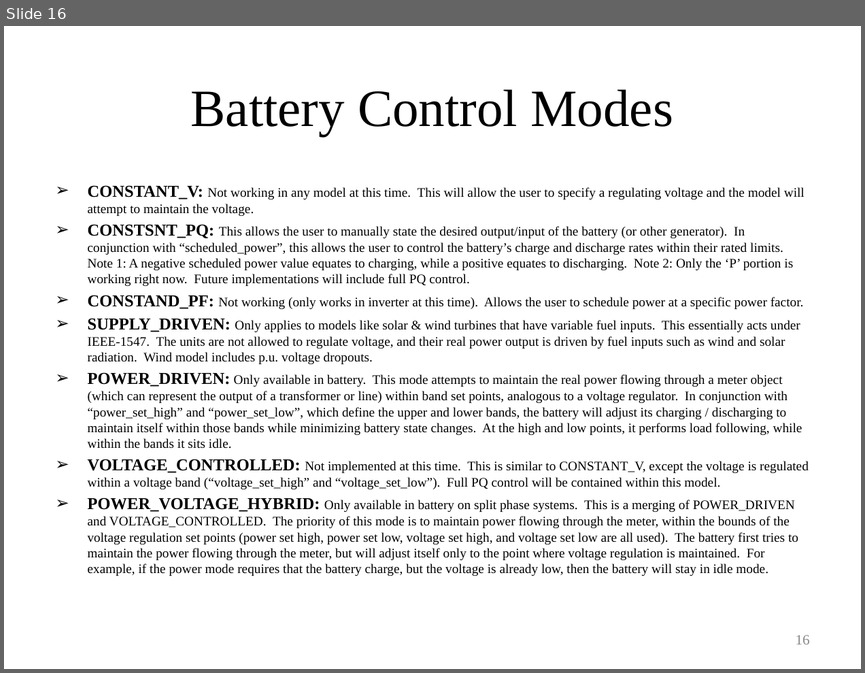
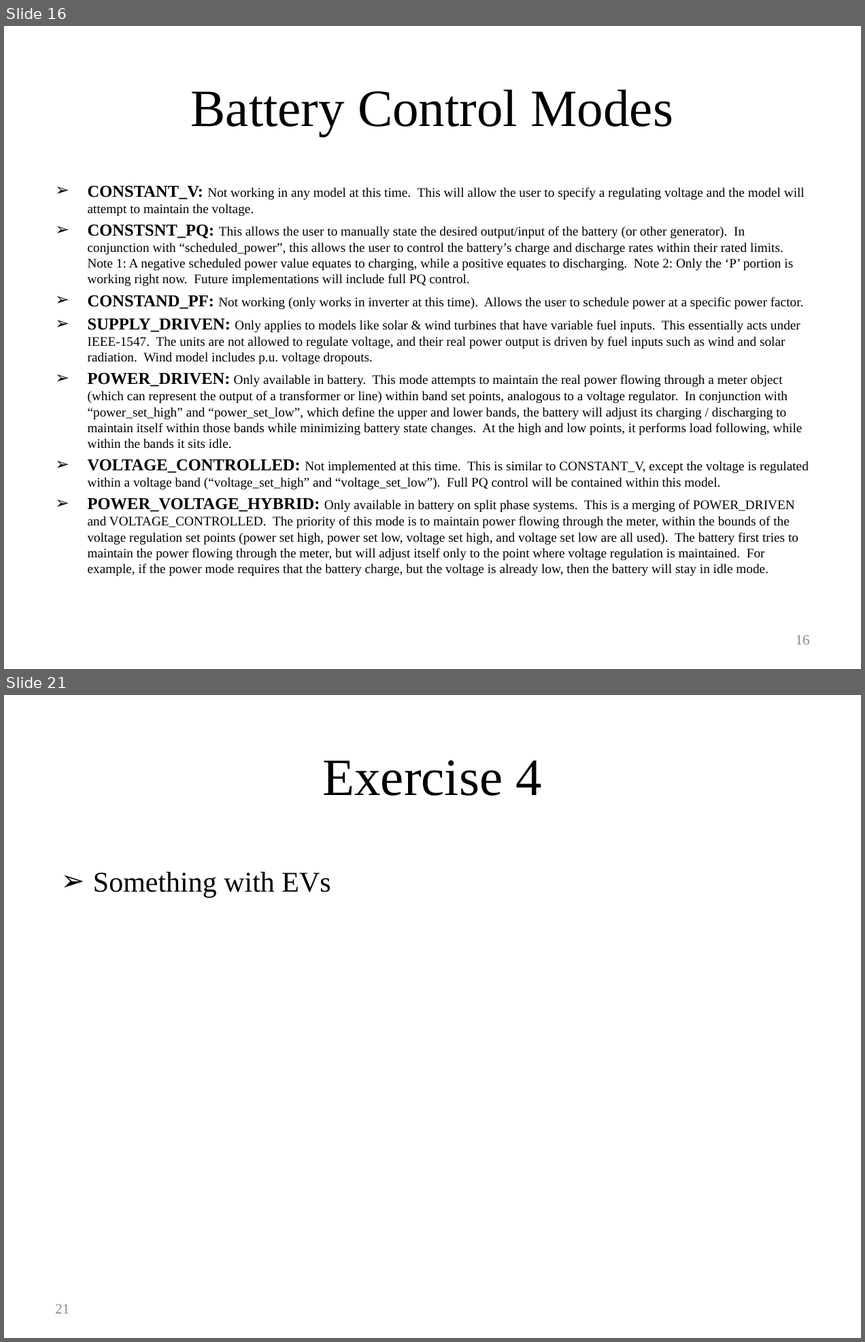
Before and after one commit to gridlab-d/course, a slide deck: Distribution_Analysis_Course/4.0 - Energy_Storage_and_PHEVs.ppt. Shown one above the other, each under a label of ours: slide 16 before the commit, slides 16 and 21 after it; the slides between them are not shown. The pictures are 865x673 and 865x1342 pixels, drawn with LibreOffice and Linux fonts; fonts in the diff are those of the drawing. Boxes give left, top, right and bottom in pixels: in the first picture for what was removed or moved away, otherwise in the second. Text is boxed around its words. In the diff, an @@ line names an element or a change of style, - is before the commit and + after.

```diff
--- a/Distribution_Analysis_Course/4.0 - Energy_Storage_and_PHEVs.ppt
+++ b/Distribution_Analysis_Course/4.0 - Energy_Storage_and_PHEVs.ppt
@@ slide 21 added at <box>4,695,861,1338</box>, background #FFFFFF @@
@@ title added at <box>322,760,542,796</box>, 44 pt, text #000000 @@
+Exercise 4
@@ text added at <box>93,872,330,898</box>, 24 pt, text #000000 @@
+➢ Something with EVs
@@ page number added at <box>55,1304,69,1313</box>, 12 pt, text #898989 @@
+21
```
Also in this commit, not shown: 1 slide changed, 3 other slides added, 3 slides removed.
